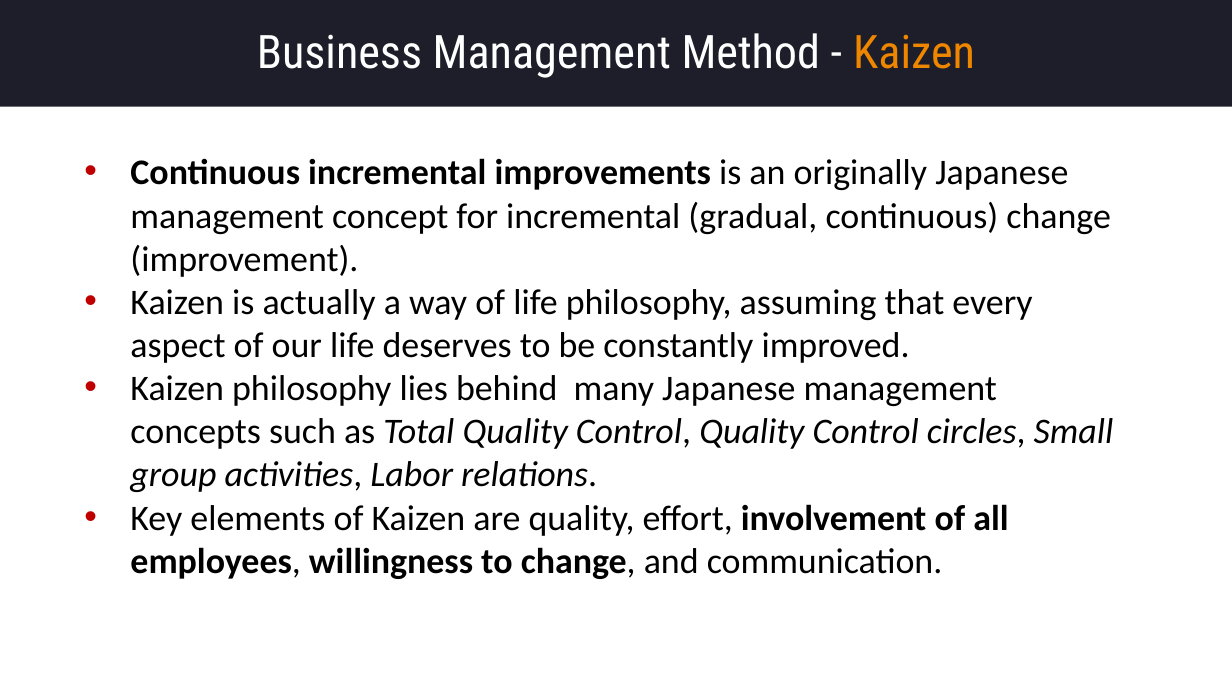
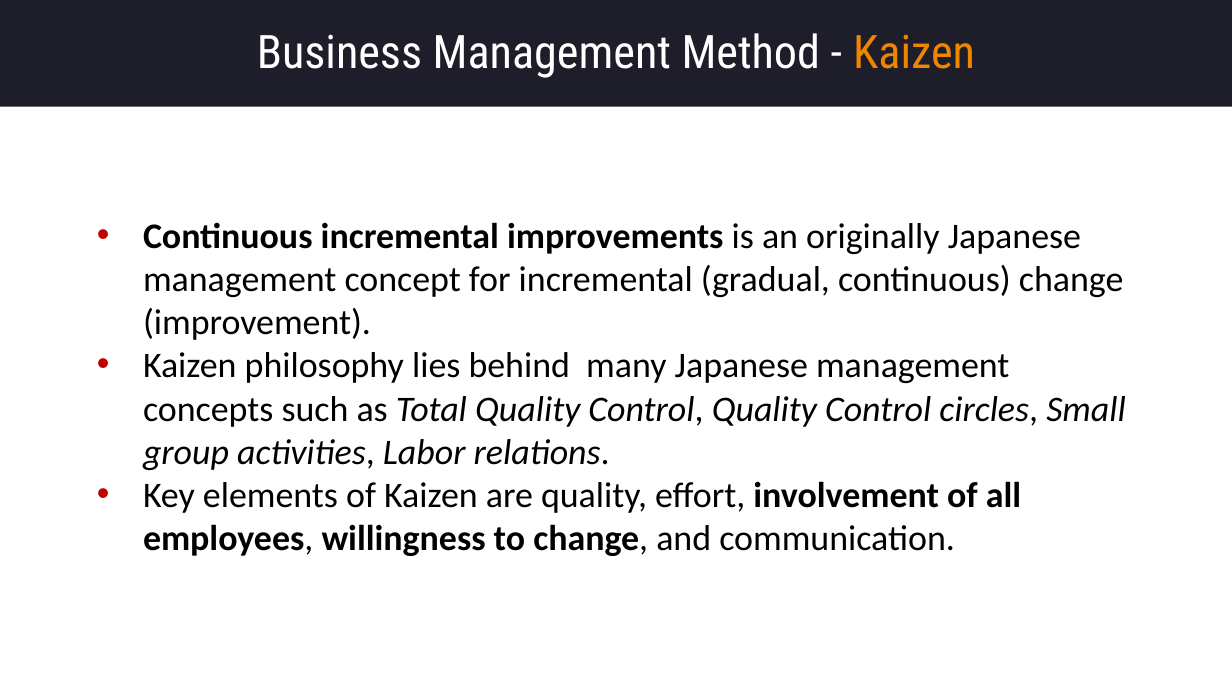
Before and after one commit to dimokgit/ICE, a slide deck: slide 25 of ICE-T.pptx. Drawn at 1232x693 pixels with LibreOffice and Linux fonts; fonts in the diff are those of the drawing. Boxes give left, top, right and bottom in pixels: in the first picture for what was removed or moved away, otherwise in the second. Text is boxed around its words. In the diff, an @@ line names an element or a change of style, - is before the commit and + after.

```diff
--- a/ICE-T.pptx
+++ b/ICE-T.pptx
@@ text "Continuous incremental improvements is an ...": place and size @@
-text "Continuous incremental improvements is an ..." at <box>130,158,1114,579</box>
+text "Continuous incremental improvements is an ..." at <box>143,222,1126,556</box>
@@ text at <box>130,289,1032,363</box>: paragraph removed @@
-• Kaizen is actually a way of life philosophy, assuming that every aspect of our life deserves to be constantly improved.
```
Also in this commit, not shown: 1 other slide changed, 1 slide removed.
